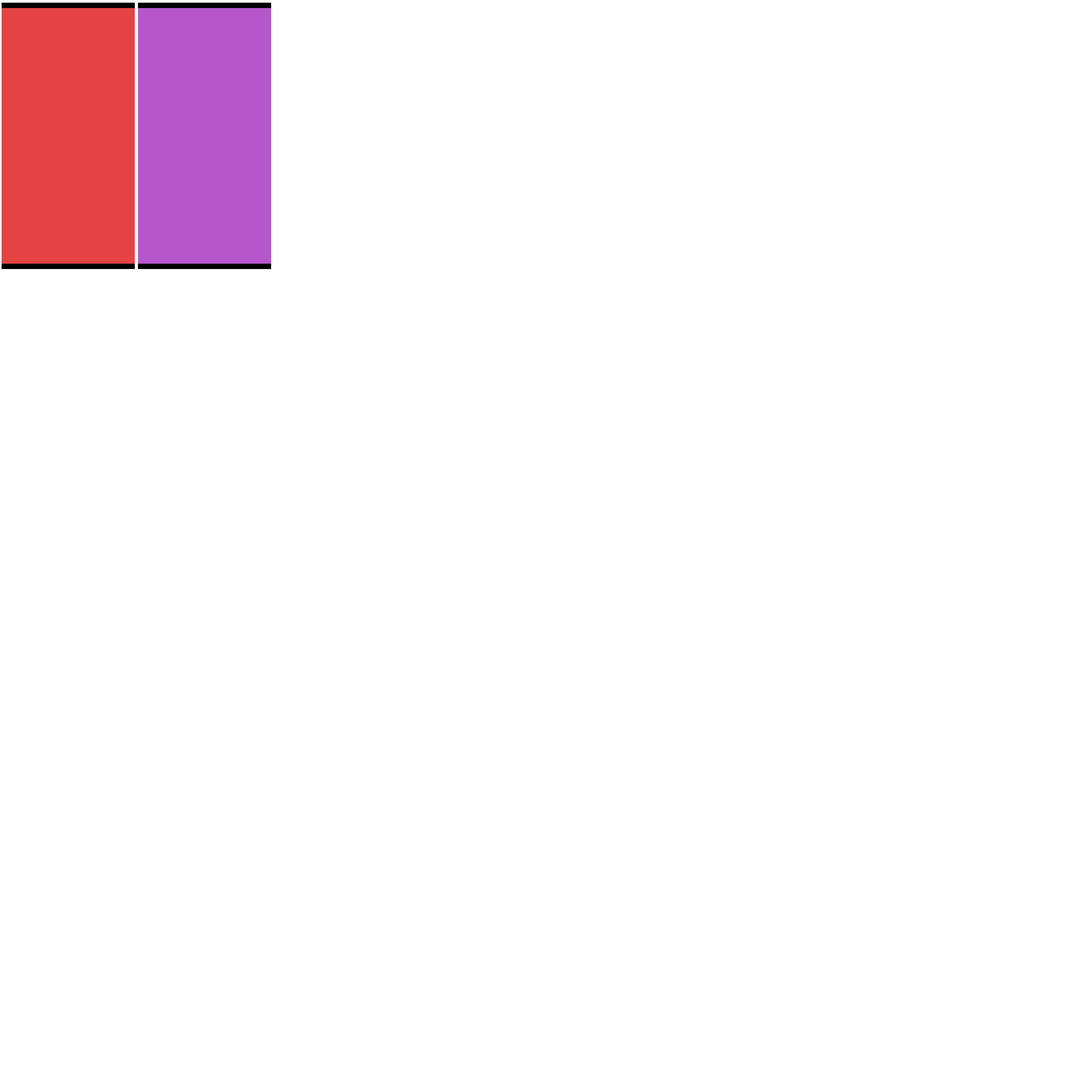
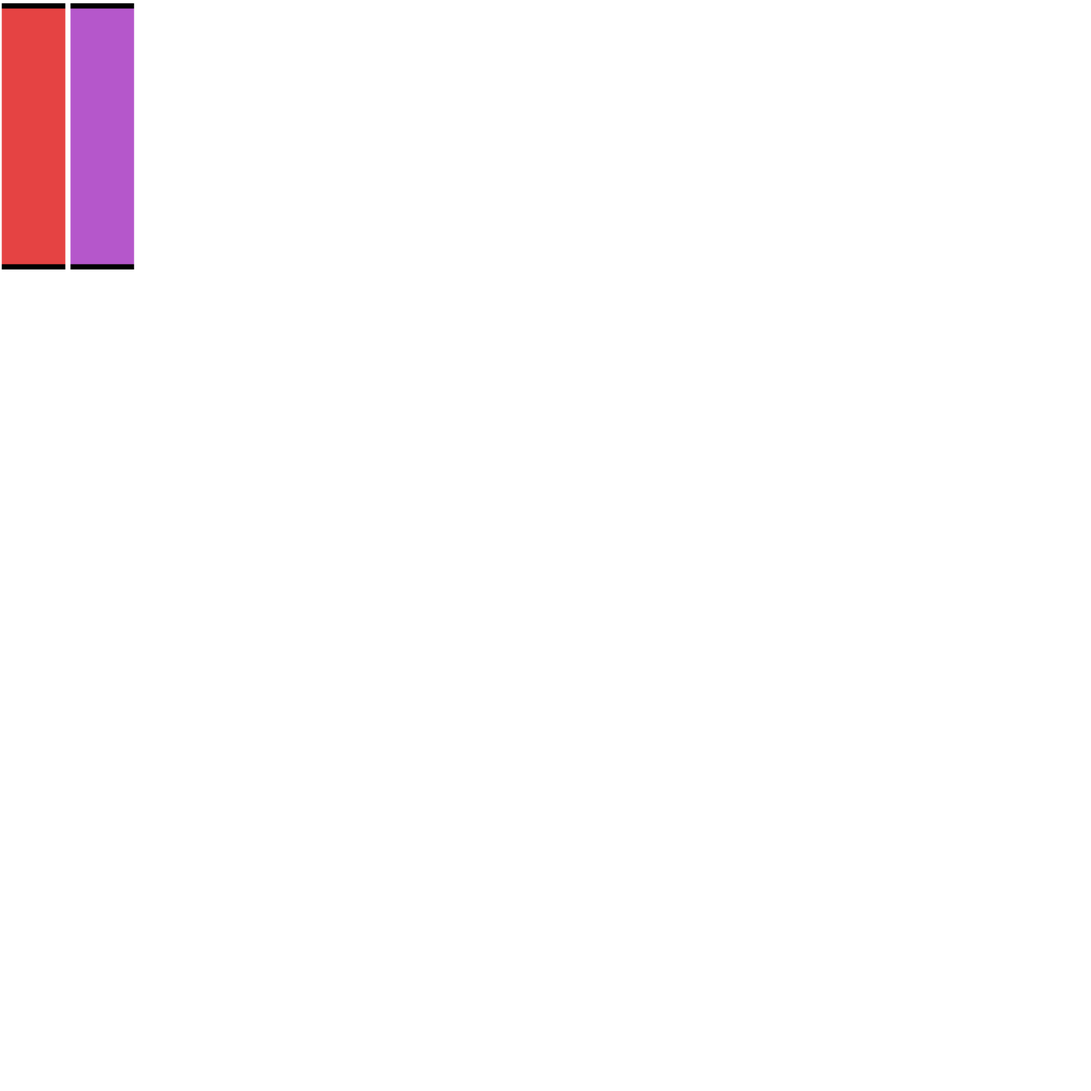
The second 1091 x 1091 image is a revision of the first. Changes to its layers:
removed layer "Pasted Layer" over [138, 2, 272, 270]
added layer "Floated Layer" above "Background" over [70, 3, 135, 270]
painted on "Background" over [1, 2, 135, 270]
